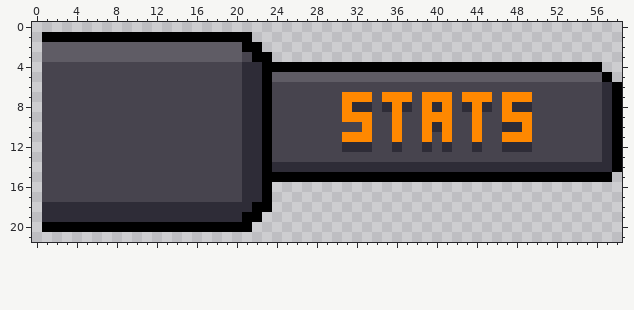
Two versions of one pixel-art sprite, CNPack/config/fancymenu/assets/gui/inventory/side_button_label_stats.png. Above is the file before it was changed.
The file is 59x22 pixels. Colours within 5 levels of each other are drawn and written as one.
Now the later version:
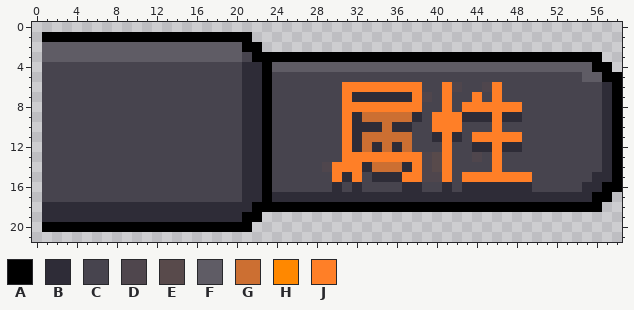
Palette (. is transparent): A #000000  B #2e2c37  C #47444e  D #4f464d  E #584a4b  F #5f5c65  G #cc6f32  H #ff8800  J #ff7f27
The exact change:
@@ x 22..58 @@
  2 A....................................
- 3 AA...................................
- 4 BAAAAAAAAAAAAAAAAAAAAAAAAAAAAAAAAAA..
- 5 BAFFFFFFFFFFFFFFFFFFFFFFFFFFFFFFFFFA.
- 6 BACCCCCCCCCCCCCCCCCCCCCCCCCCCCCCCCCBA
- 7 BACCCCCCCHHHCHHHCHHHCHHHCHHHCCCCCCCBA
- 8 BACCCCCCCHBBCBHBCHBHCBHBCHBBCCCCCCCBA
- 9 BACCCCCCCHHHCCHCCHHHCCHCCHHHCCCCCCCBA
-10 BACCCCCCCCCHCCHCCHBHCCHCCBBHCCCCCCCBA
-11 BACCCCCCCHHHCCHCCHCHCCHCCHHHCCCCCCCBA
-12 BACCCCCCCBBBCCBCCBCBCCBCCBBBCCCCCCCBA
-13 BACCCCCCCCCCCCCCCCCCCCCCCCCCCCCCCCCBA
-14 BABBBBBBBBBBBBBBBBBBBBBBBBBBBBBBBBBBA
-15 BAAAAAAAAAAAAAAAAAAAAAAAAAAAAAAAAAAA.
-16 BA...................................
-17 BA...................................
-18 AA...................................
+ 3 AAAAAAAAAAAAAAAAAAAAAAAAAAAAAAAAAAA..
+ 4 BAFFFFFFFFFFFFFFFFFFFFFFFFFFFFFFFFAA.
+ 5 BACCCCCCCCCCCCCCCCCCCCCCCCCCCCCCCFFAA
+ 6 BACCCCCCCJJJJJJJJCCJDCCDJCCCCCCCCCCBA
+ 7 BACCCCCCCJBBBBBBJDCJCCJCJCCCCCCCCCCBA
+ 8 BACCCCCCCJJJJJJJJCCJCJJJJJJCCCCCCCCBA
+ 9 BACCCCCCCJBGGGGGBCJJJBBBJBBCCCCCCCCBA
+10 BACCCCCCCJBBBGBBCCJJJCCCJCCCCCCCCCCBA
+11 BACCCCCCCJBGGGGGCCBJBCJJJJJCCCCCCCCBA
+12 BACCCCCCCJBGBGBGCCCJCCBBJBBCCCCCCCCBA
+13 BACCCCCCCJJJJJJJJDEJCCDCJCCCCCCCCCCBA
+14 BACCCCCDJJJBGGGBJDEJCCCCJCCCCCCCCCCBA
+15 BACCCCCCJBJCBBBJJDDJCJJJJJJJCCCCCCBBA
+16 BACCCCCCBCBCCCCBBCCBCBBBBBBBCCCCCBBAA
+17 BABBBBBBBBBBBBBBBBBBBBBBBBBBBBBBBBAA.
+18 AAAAAAAAAAAAAAAAAAAAAAAAAAAAAAAAAAA..
 19 A....................................
